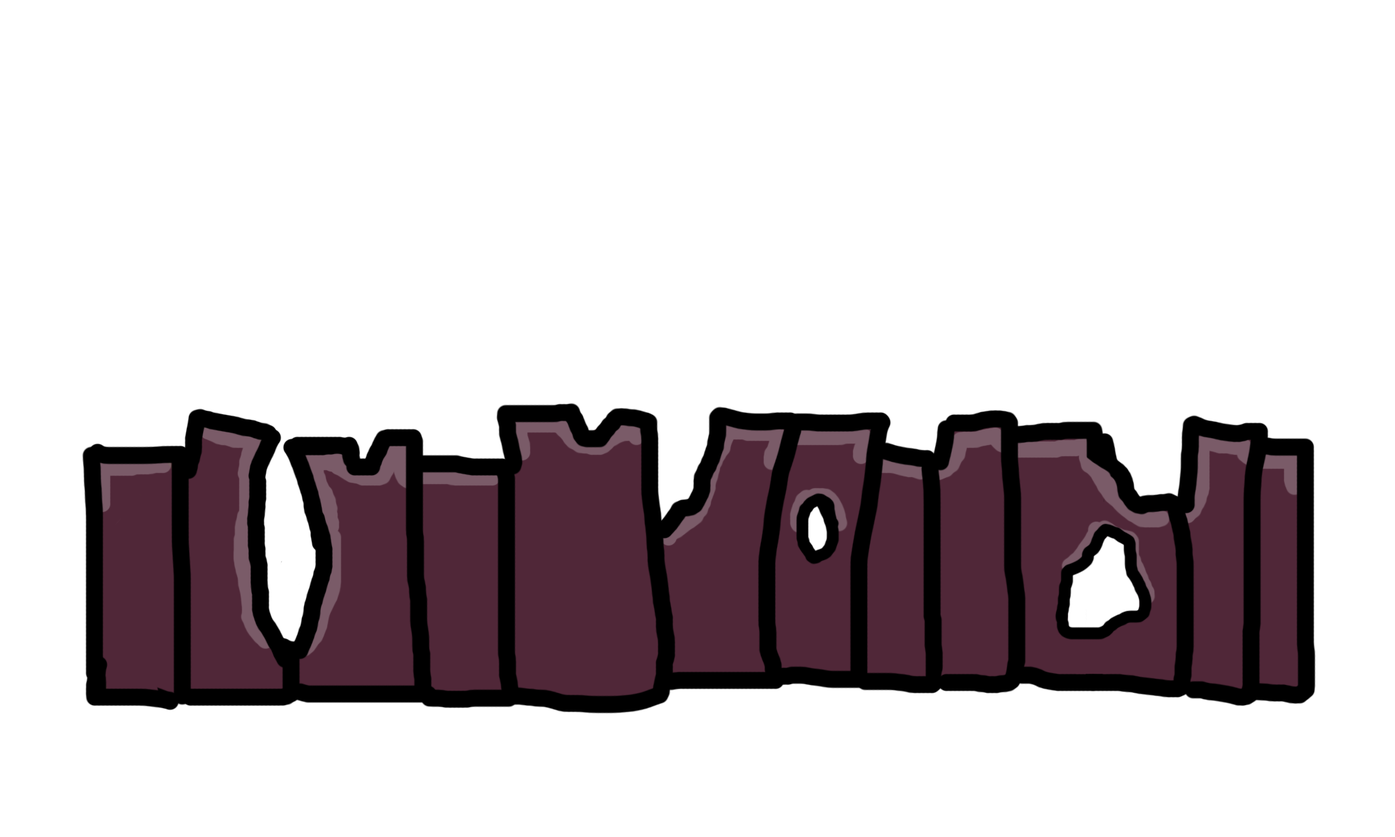
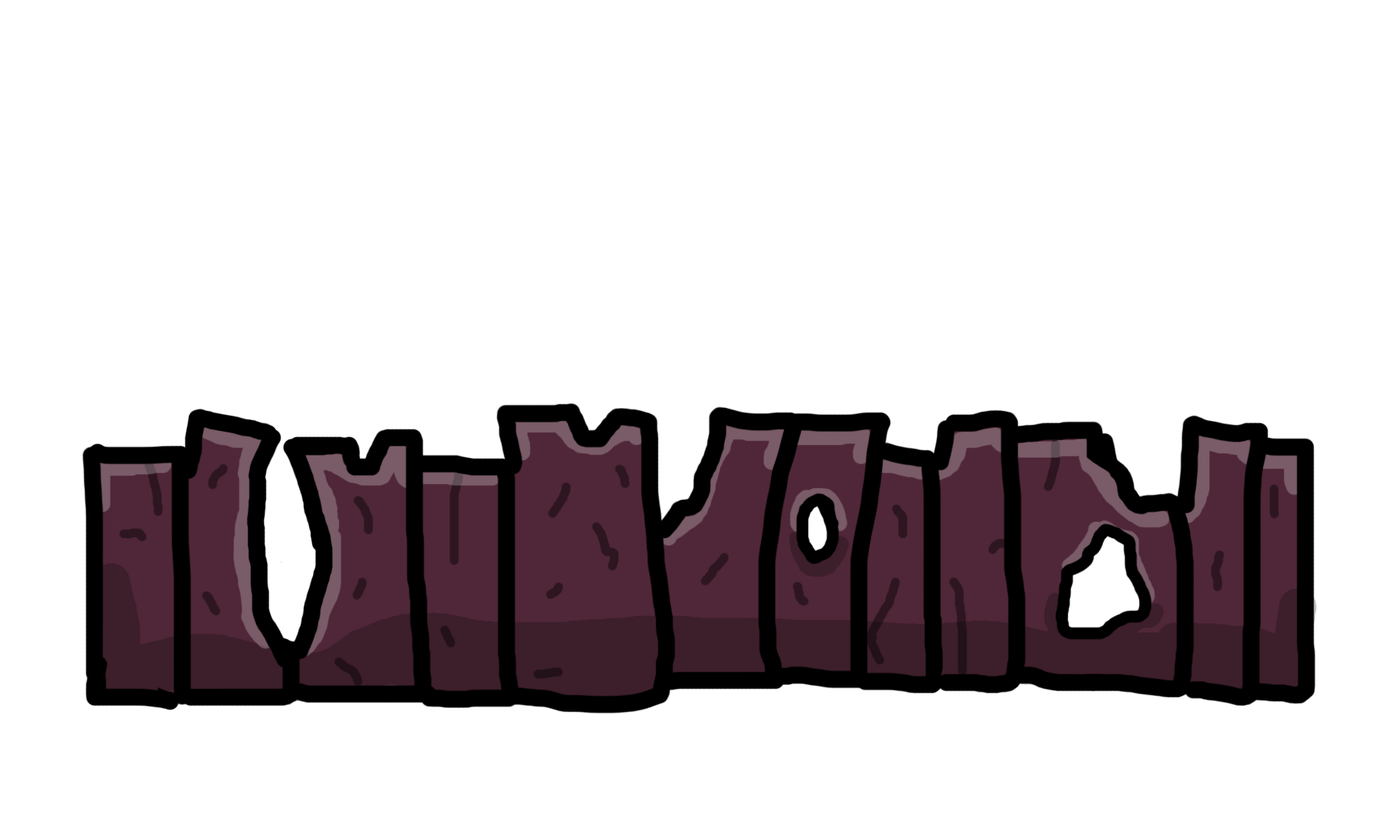
The second 1395×837 image is a revision of the first. Changes to its layers:
showed "shadow" over bbox(102, 529, 1317, 702)
added layer "cracks" (44%) above "bg" over bbox(117, 439, 1280, 688)
